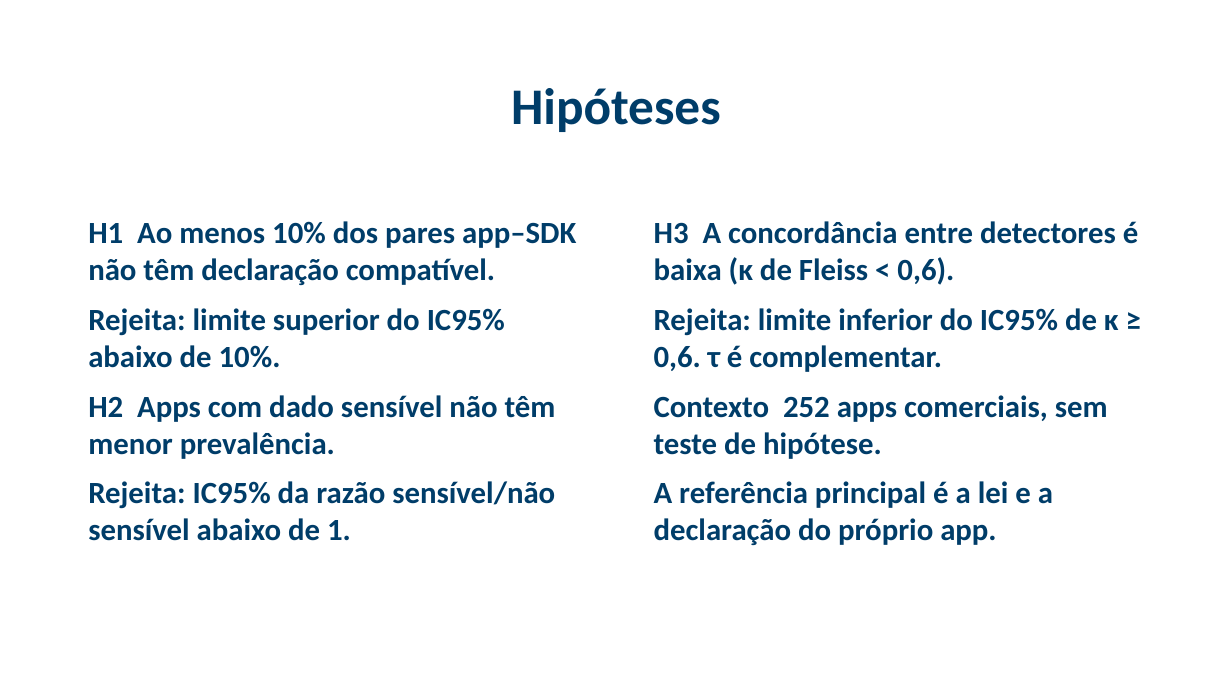
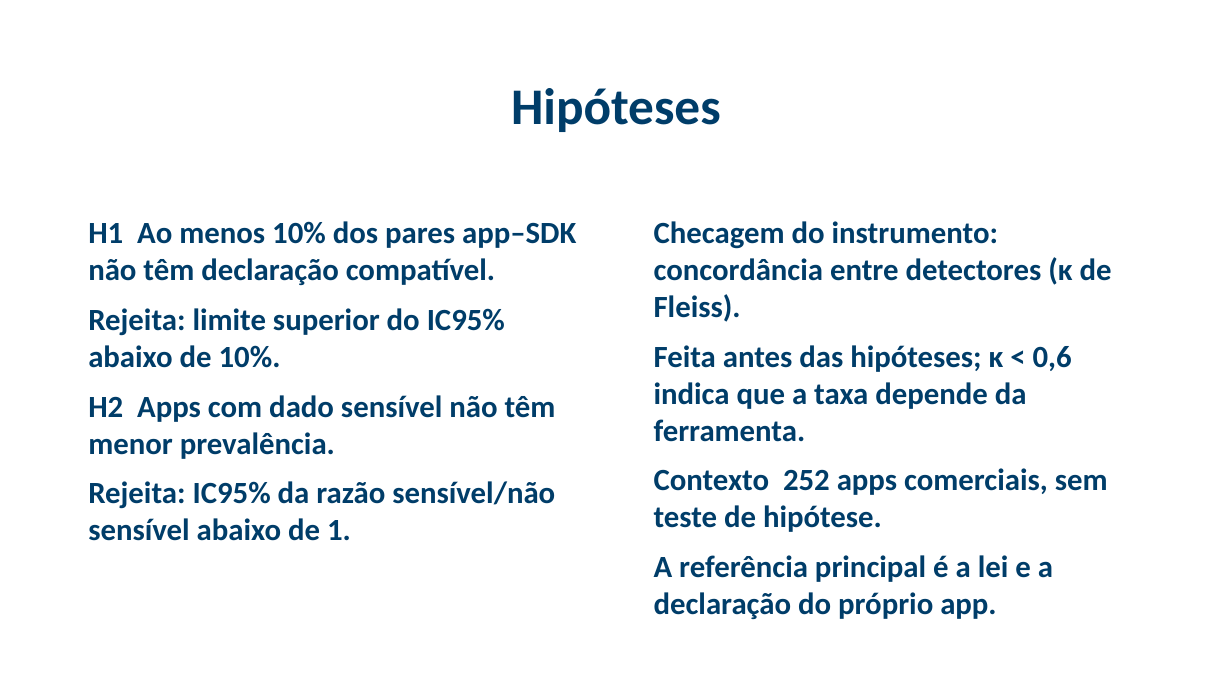
Before and after one commit to ClaudioAMF1/TCC, a slide deck: slide 6 of tcc/apresentacao/simulacao-defesa-rascunho.pptx. Drawn at 1232x693 pixels with LibreOffice and Linux fonts; fonts in the diff are those of the drawing; background and template pictures are left out. Boxes give left, top, right and bottom in pixels: in the first picture for what was removed or moved away, otherwise in the second. Text is boxed around its words. In the diff, an @@ line names an element or a change of style, - is before the commit and + after.

```diff
--- a/tcc/apresentacao/simulacao-defesa-rascunho.pptx
+++ b/tcc/apresentacao/simulacao-defesa-rascunho.pptx
@@ text at (654, 221, 1112, 442): text changed @@
-H3 A concordância entre detectores é baixa (κ de Fleiss < 0,6).
-Rejeita: limite inferior do IC95% de κ ≥ 0,6. τ é complementar.
+Checagem do instrumento: concordância entre detectores (κ de Fleiss).
+Feita antes das hipóteses; κ < 0,6 indica que a taxa depende da ferramenta.
```
Also in this commit, not shown: 1 other slide changed, 8 other files.
